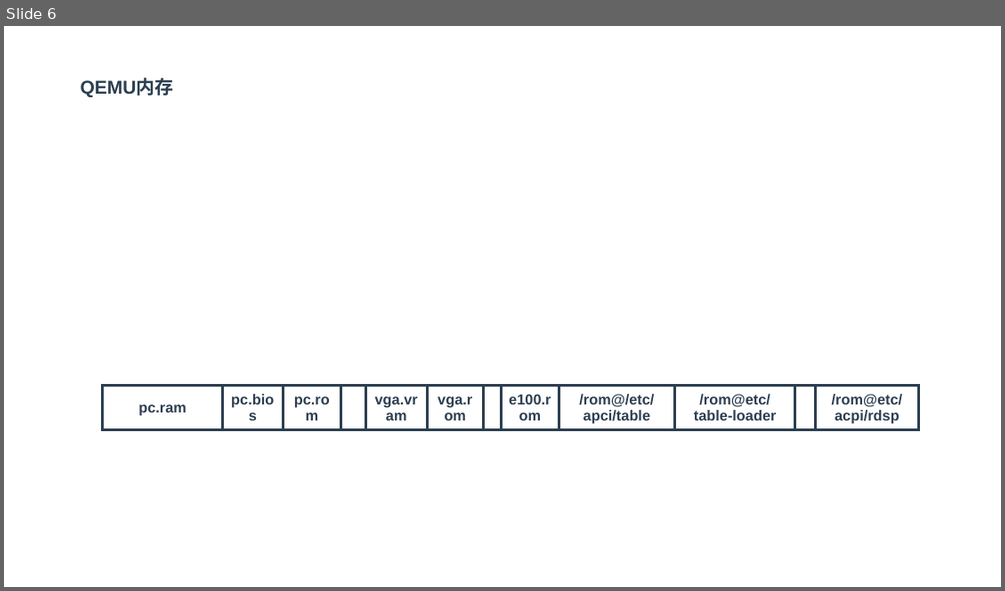
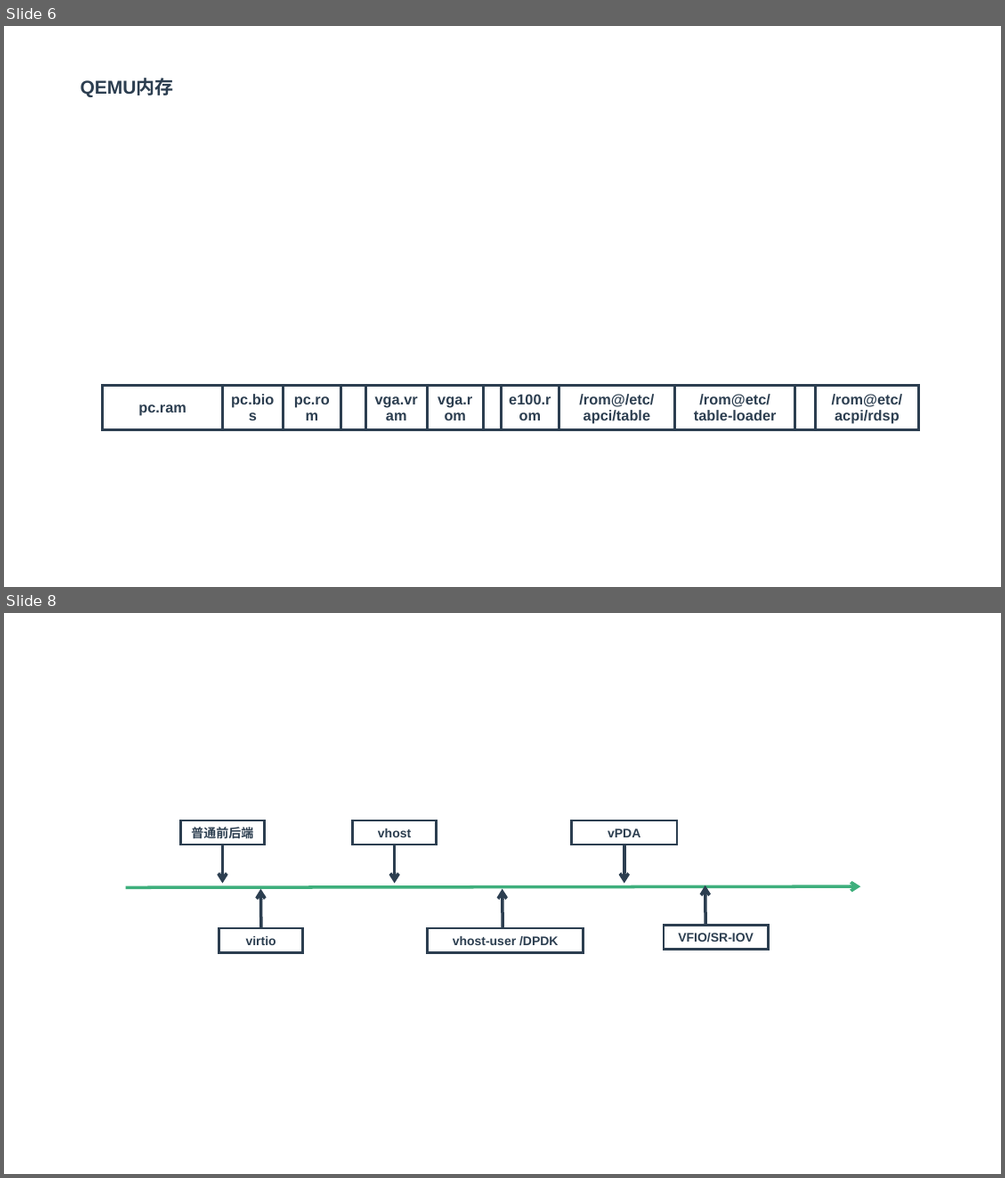
Before and after one commit to zaiqiang-dong/zaiqiang, a slide deck: picture/qemu/qemu.pptx. Shown one above the other, each under a label of ours: slide 6 before the commit, slides 6 and 8 after it; the slides between them are not shown. The pictures are 1005x591 and 1005x1178 pixels, drawn with LibreOffice and Linux fonts; fonts in the diff are those of the drawing. Boxes give left, top, right and bottom in pixels: in the first picture for what was removed or moved away, otherwise in the second. Text is boxed around its words. In the diff, an @@ line names an element or a change of style, - is before the commit and + after.

```diff
--- a/picture/qemu/qemu.pptx
+++ b/picture/qemu/qemu.pptx
@@ slide 8 added at [4, 613, 1001, 1174], background #FFFFFF @@
@@ rectangle added at [180, 820, 264, 844], outline #2C3E50 2.25 pt, 12 pt, text #2C3E50, bold @@
+普通前后端
@@ rectangle added at [353, 820, 437, 844], outline #2C3E50 2.25 pt, 12 pt, text #2C3E50, bold @@
+vhost
@@ rectangle added at [572, 820, 678, 844], outline #2C3E50 2.25 pt, 12 pt, text #2C3E50, bold @@
+vPDA
@@ arrow added from (222, 844) to (222, 883), #2C3E50 3 pt @@
@@ arrow added from (395, 844) to (395, 883), #2C3E50 3 pt @@
@@ arrow added from (624, 844) to (624, 883), #2C3E50 3 pt @@
@@ arrow added from (126, 887) to (861, 887), #3EAF7C 3 pt @@
@@ arrow added from (261, 929) to (260, 889), #2C3E50 3 pt @@
@@ arrow added from (502, 929) to (502, 889), #2C3E50 3 pt @@
@@ arrow added from (705, 925) to (705, 885), #2C3E50 3 pt @@
@@ rectangle added at [219, 929, 303, 953], outline #2C3E50 2.25 pt, 12 pt, text #2C3E50, bold @@
+virtio
@@ rectangle added at [428, 929, 582, 953], outline #2C3E50 2.25 pt, 12 pt, text #2C3E50, bold @@
+vhost-user /DPDK
@@ rectangle added at [663, 925, 769, 949], outline #2C3E50 2.25 pt, 12 pt, text #2C3E50, bold @@
+VFIO/SR-IOV
```
Also in this commit, not shown: 4 slides changed, 8 other slides added, 4 slides removed, 19 other files.
